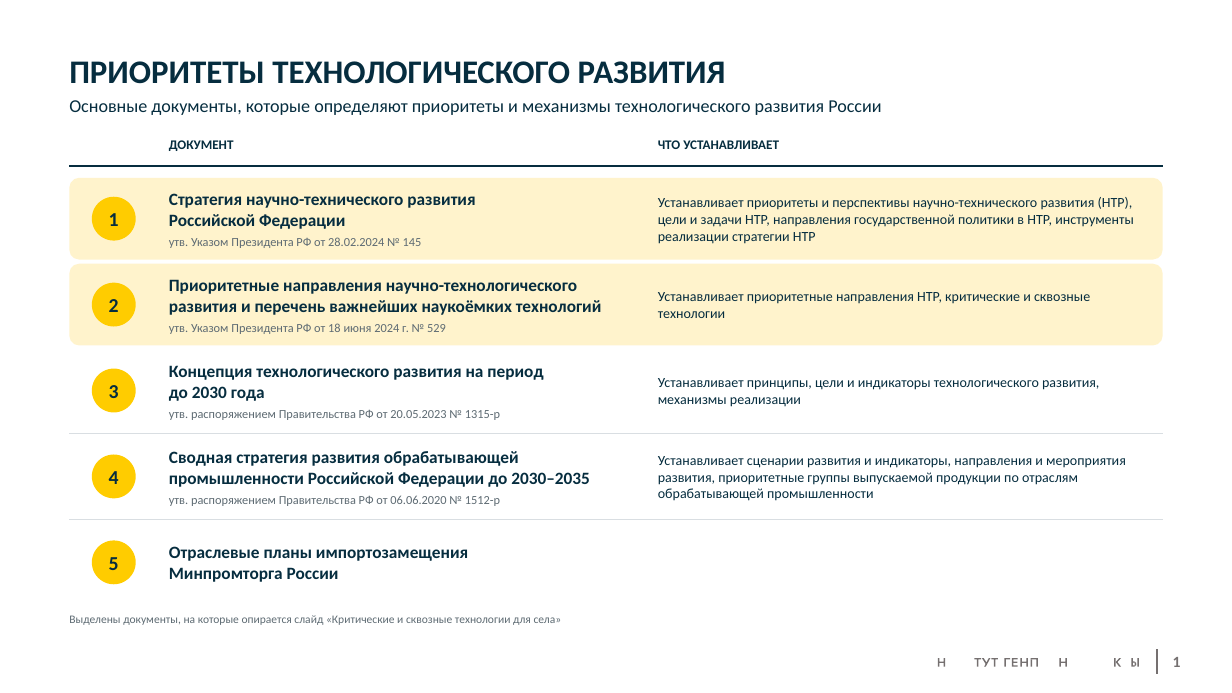
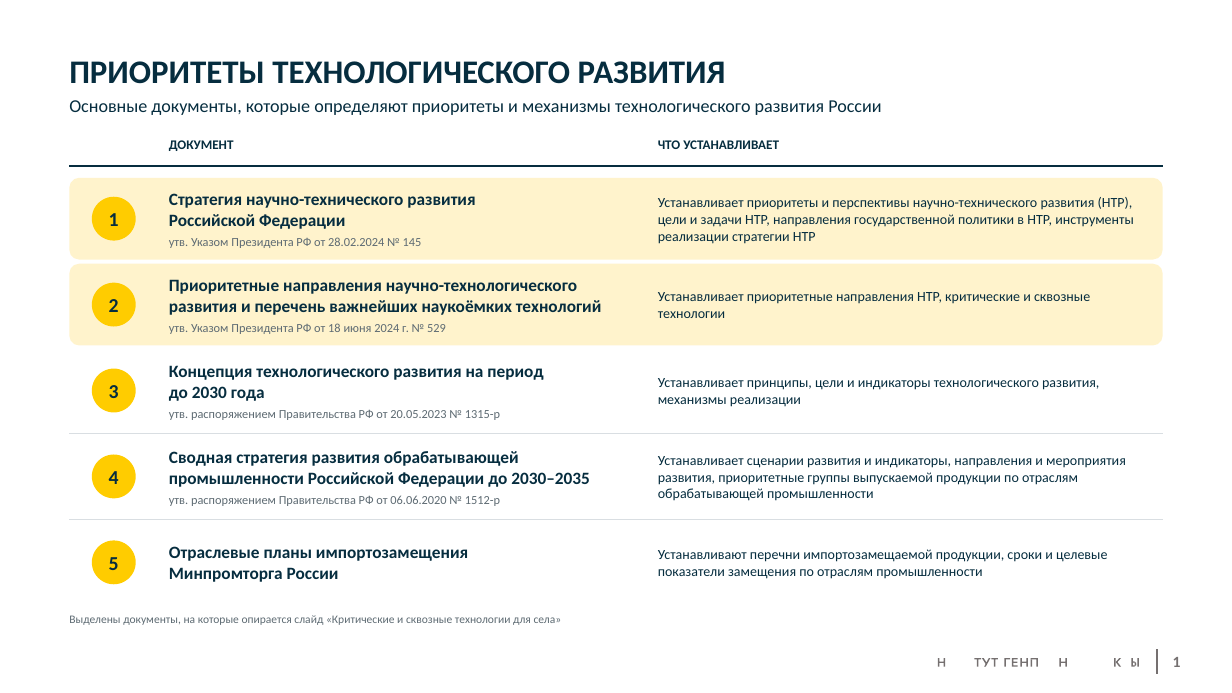
Before and after one commit to farengorer/Cloud, a slide deck: slide 1 of slide_prioritety_dokumenty.pptx. Drawn at 1232x693 pixels with LibreOffice and Linux fonts; fonts in the diff are those of the drawing; background and template pictures are left out. Boxes give left, top, right and bottom in pixels: in the first picture for what was removed or moved away, otherwise in the second. Text is boxed around its words. In the diff, an @@ line names an element or a change of style, - is before the commit and + after.

```diff
--- a/slide_prioritety_dokumenty.pptx
+++ b/slide_prioritety_dokumenty.pptx
@@ text added at bbox=[658, 549, 1107, 579], 17 pt, text #062D3F @@
+Устанавливают перечни импортозамещаемой продукции, сроки и целевые показатели замещения по отраслям промышленности
```
Also in this commit, not shown: 1 other file.
